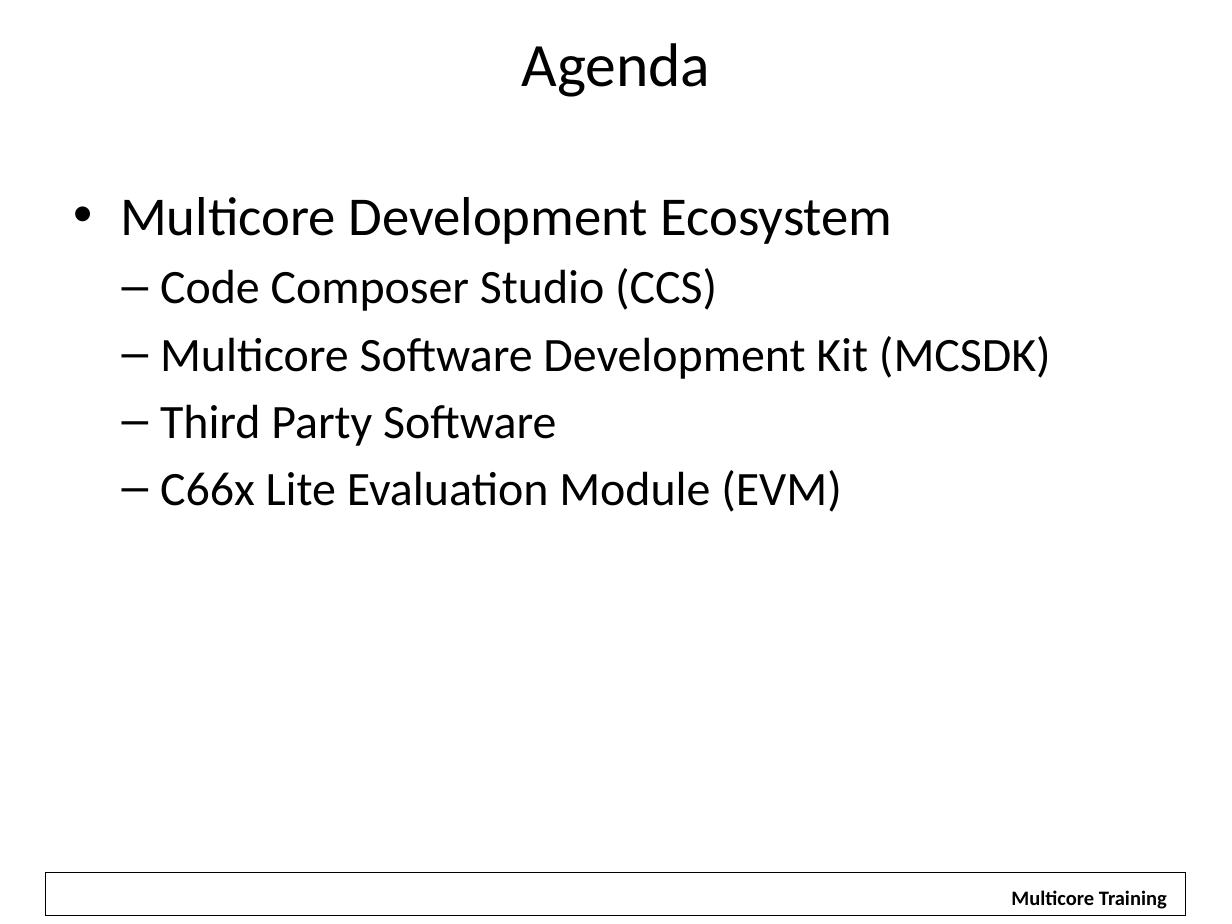
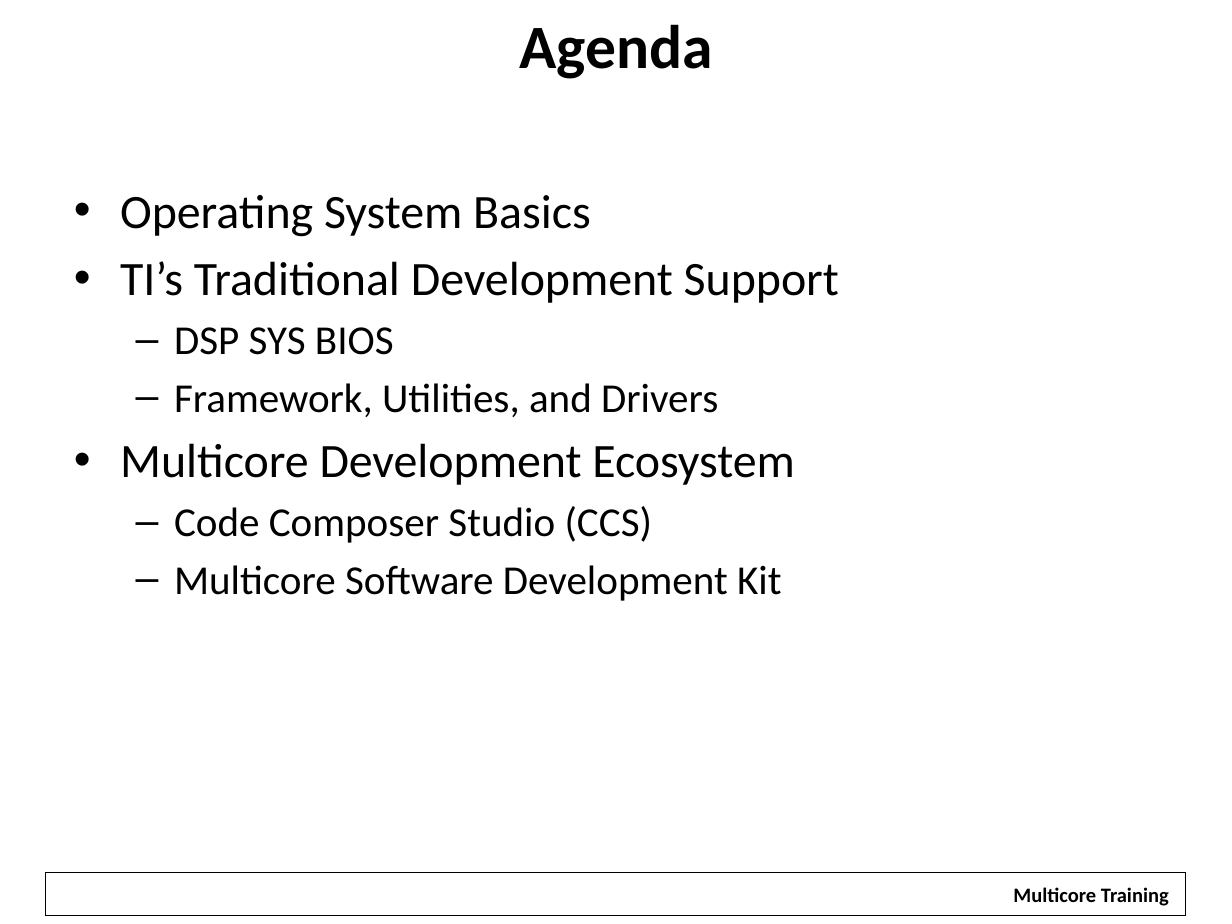
Before and after one commit to hari1989/keystone-workshop, a slide deck: slide 2 of slides/Introduction to KeyStone Software Ecosystem.pptx. Drawn at 1232x924 pixels with LibreOffice and Linux fonts; fonts in the diff are those of the drawing; background and template pictures are left out. Boxes give left, top, right and bottom in pixels: in the first picture for what was removed or moved away, otherwise in the second. Text is boxed around its words. In the diff, an @@ line names an element or a change of style, - is before the commit and + after.

```diff
--- a/slides/Introduction to KeyStone Software Ecosystem.pptx
+++ b/slides/Introduction to KeyStone Software Ecosystem.pptx
@@ title "Agenda": place and size @@
-title "Agenda" at (521, 43, 710, 97)
+title "Agenda" at (519, 24, 712, 79)
@@ title "Agenda" at (519, 24, 712, 79): bold on @@
@@ text at (120, 195, 839, 417): paragraphs added @@
+• Operating System Basics
+• TI’s Traditional Development Support
+  – DSP SYS BIOS
+  – Framework, Utilities, and Drivers
@@ text at (120, 443, 795, 543): size 32 to 28 pt in "Multicore Development Ecosystem"; size 28 to 24 pt in "Code Composer Studio (CCS)"; indent changed @@
@@ text at (174, 565, 781, 601): text changed; size 28 to 24 pt @@
-  – Multicore Software Development Kit (MCSDK)
-  – Third Party Software
-  – C66x Lite Evaluation Module (EVM)
+  – Multicore Software Development Kit
@@ rectangle "Multicore Training": place and size @@
-rectangle "Multicore Training" at (1011, 890, 1167, 909)
+rectangle "Multicore Training" at (1000, 876, 1183, 913)
```
Also in this commit, not shown: 18 other slides changed, 4 slides removed, 1 other file.
